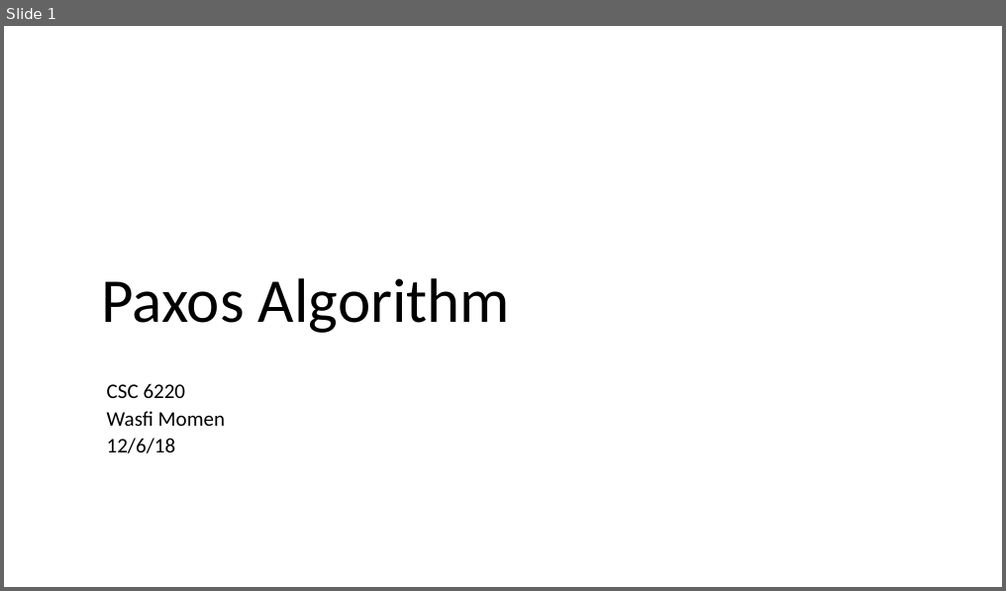
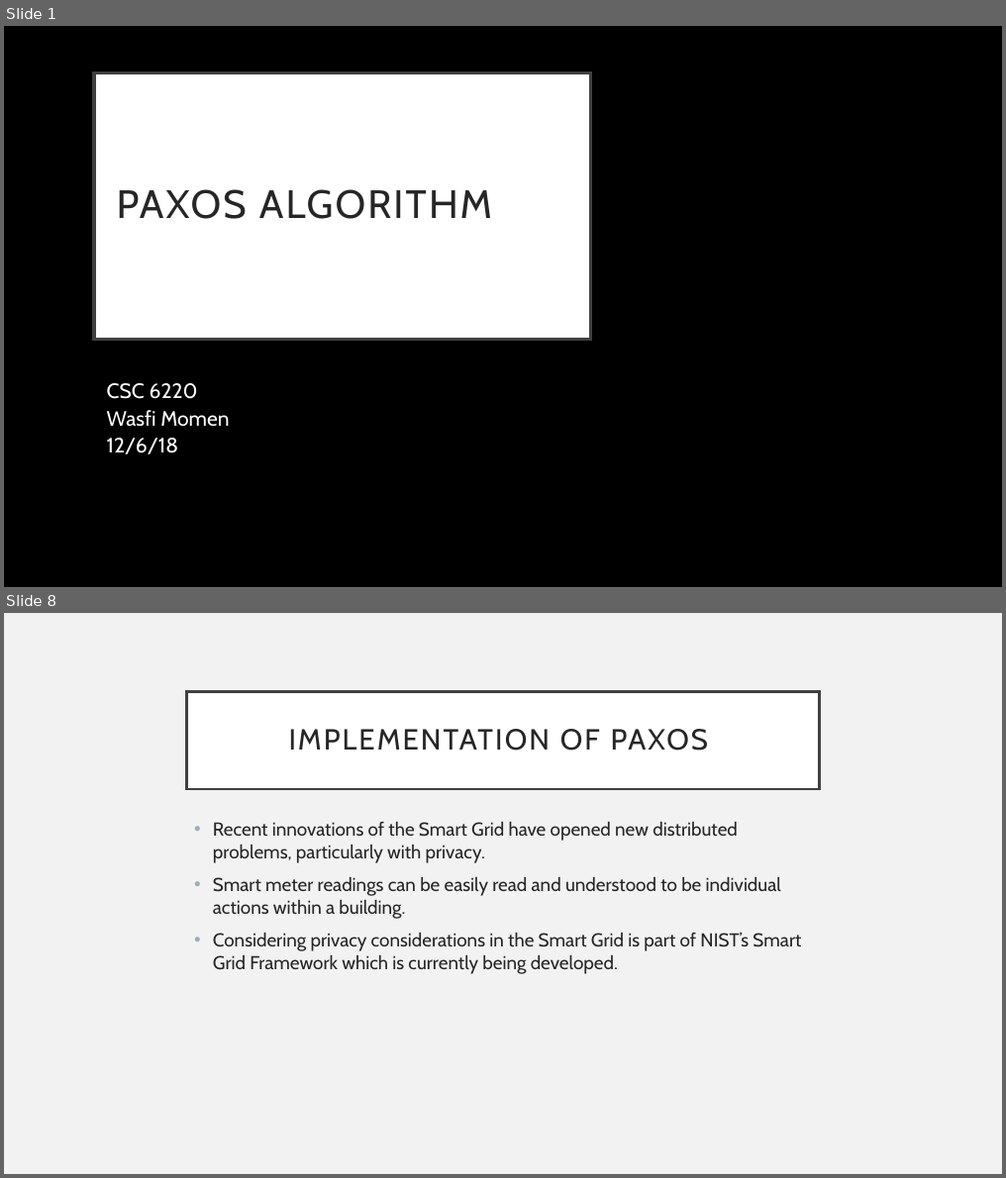
Before and after one commit to CodeFluent/Notes, a slide deck: CS-6220/hw/Grad_Project/Paxos Algorithm.pptx. Shown one above the other, each under a label of ours: slide 1 before the commit, slides 1 and 8 after it; the slides between them are not shown. The pictures are 1006x591 and 1006x1178 pixels, drawn with LibreOffice and Linux fonts; fonts in the diff are those of the drawing. Boxes give left, top, right and bottom in pixels: in the first picture for what was removed or moved away, otherwise in the second. Text is boxed around its words. In the diff, an @@ line names an element or a change of style, - is before the commit and + after.

```diff
--- a/CS-6220/hw/Grad_Project/Paxos Algorithm.pptx
+++ b/CS-6220/hw/Grad_Project/Paxos Algorithm.pptx
@@ slide 8 added at [4,613,1002,1174], background #F2F2F2 @@
@@ title added at [187,691,819,789], fill #FFFFFF, outline #404040 2.5 pt, 28 pt, text #262626 @@
+IMPLEMENTATION OF PAXOS
@@ text added at [213,822,801,974], 18 pt, text #262626 @@
+• Recent innovations of the Smart Grid have opened new distributed problems, particularly with privacy.
+• Smart meter readings can be easily read and understood to be individual actions within a building.
+• Considering privacy considerations in the Smart Grid is part of NIST’s Smart Grid Framework which is currently being developed.
@@ slide 1 changed as well @@
@@ background #FFFFFF to #000000 @@
@@ title "PAXOS ALGORITHM": place and size @@
-title "PAXOS ALGORITHM" at [102,278,510,333]
+title "PAXOS ALGORITHM" at [94,74,591,340]
@@ title "PAXOS ALGORITHM" at [94,74,591,340]: vertical alignment bottom to middle; fill none to #FFFFFF; outline none to #404040 3 pt @@
@@ title at [117,189,492,219]: text changed; size 60 to 38 pt; font Calibri to Cabin; text colour #000000 to #262626 @@
-Paxos Algorithm
+PAXOS ALGORITHM
@@ subtitle "CSC 6220" at [107,383,229,455]: font Calibri to Cabin, text colour #000000 to #FFFFFF @@
```
Also in this commit, not shown: 1 other slide changed, 9 other slides added, 14 slides removed, 16 other files.
